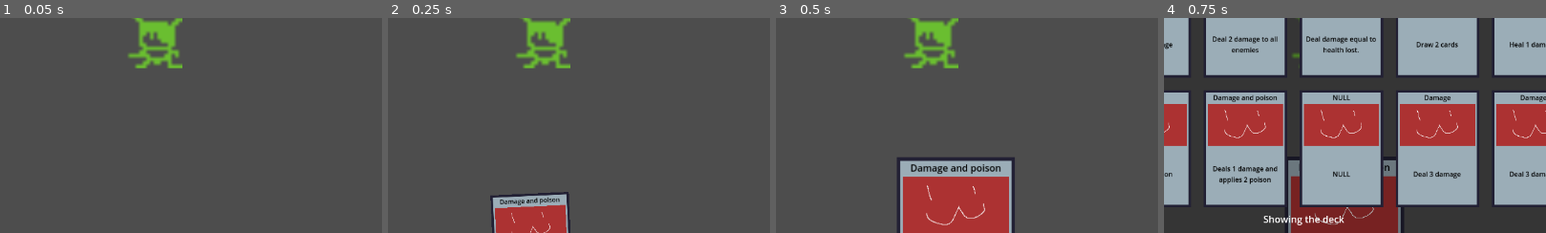
Above: before the commit, frames 1-4 (left to right).
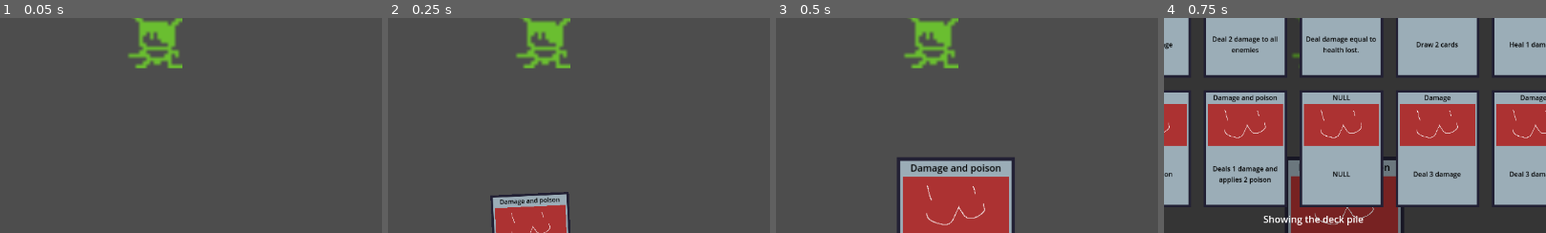
Above: after the commit, the same moments.

Repository: Saplings-Projects/1M_sub
Game: Godot game, scene res://#Scenes/TestingScene.tscn
The game is run twice, just before and just after one commit, with the same random seed, the same clock (stepped at 60 frames per second) and the same inputs.
Inputs (mouse positions are % of the whole screen's width and height, from its top left):
- Up to frame 1 (0.05 s): no input
- Up to frame 2 (0.25 s): no input
- Up to frame 3 (0.5 s): no input
- Up to frame 4 (0.75 s): click (97, 8) at 0.5 s
The pictures show only the part of the screen within x 26-76%, y 34-84%; the shares and areas given below are measured in that part.

Frames 1-3 are identical in both runs. In frame 4, less than 0.1% of the frame differs, in the area x 48-53%, y 92-97%.

Commit message:
added the "pile" after deck so it is consistent to the others pile

Diff:
--- a/UI/CardScrollUI.gd
+++ b/UI/CardScrollUI.gd
@@ -4,7 +4,7 @@
 
 var discard_pile: Array[CardBase] = CardManager.card_container.discard_pile
 var draw_pile: Array[CardBase]    = CardManager.card_container.draw_pile
-var deck: Array[CardBase]         = CardManager.card_container.default_deck
+var deck_pile: Array[CardBase]         = CardManager.card_container.default_deck
 var cards_to_display: Array[CardBase] = []
 var card_worlds: Array[CardWorld] = []
 var cardworld: CardWorld = null
@@ -35,8 +35,8 @@
 			cards_to_display = draw_pile
 			$Label.text = "Showing the draw pile"
 		"DeckPile":
-			cards_to_display = deck
-			$Label.text = "Showing the deck"
+			cards_to_display = deck_pile
+			$Label.text = "Showing the deck pile"
 
 	cards_to_display.sort()
 
